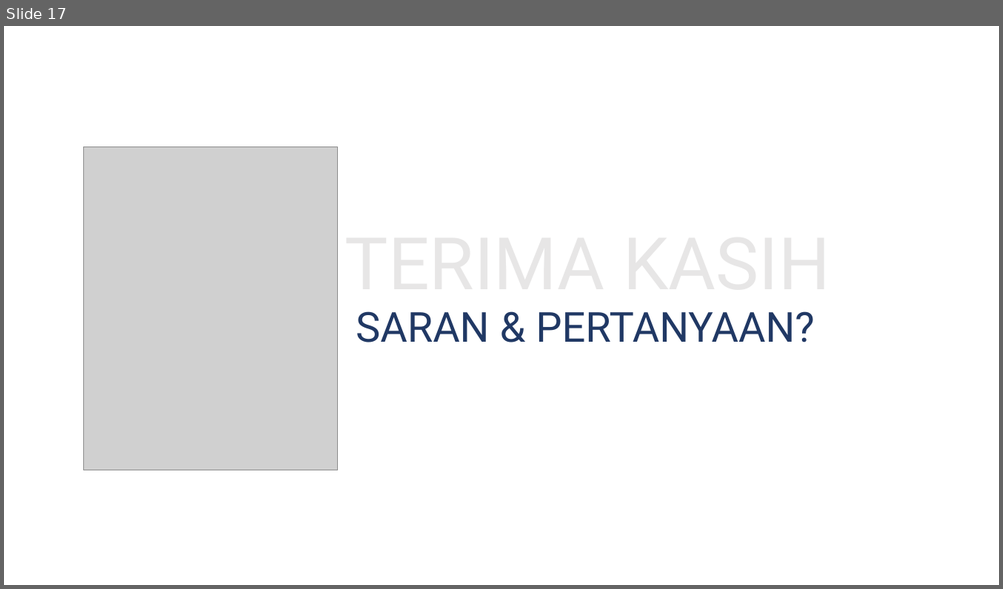
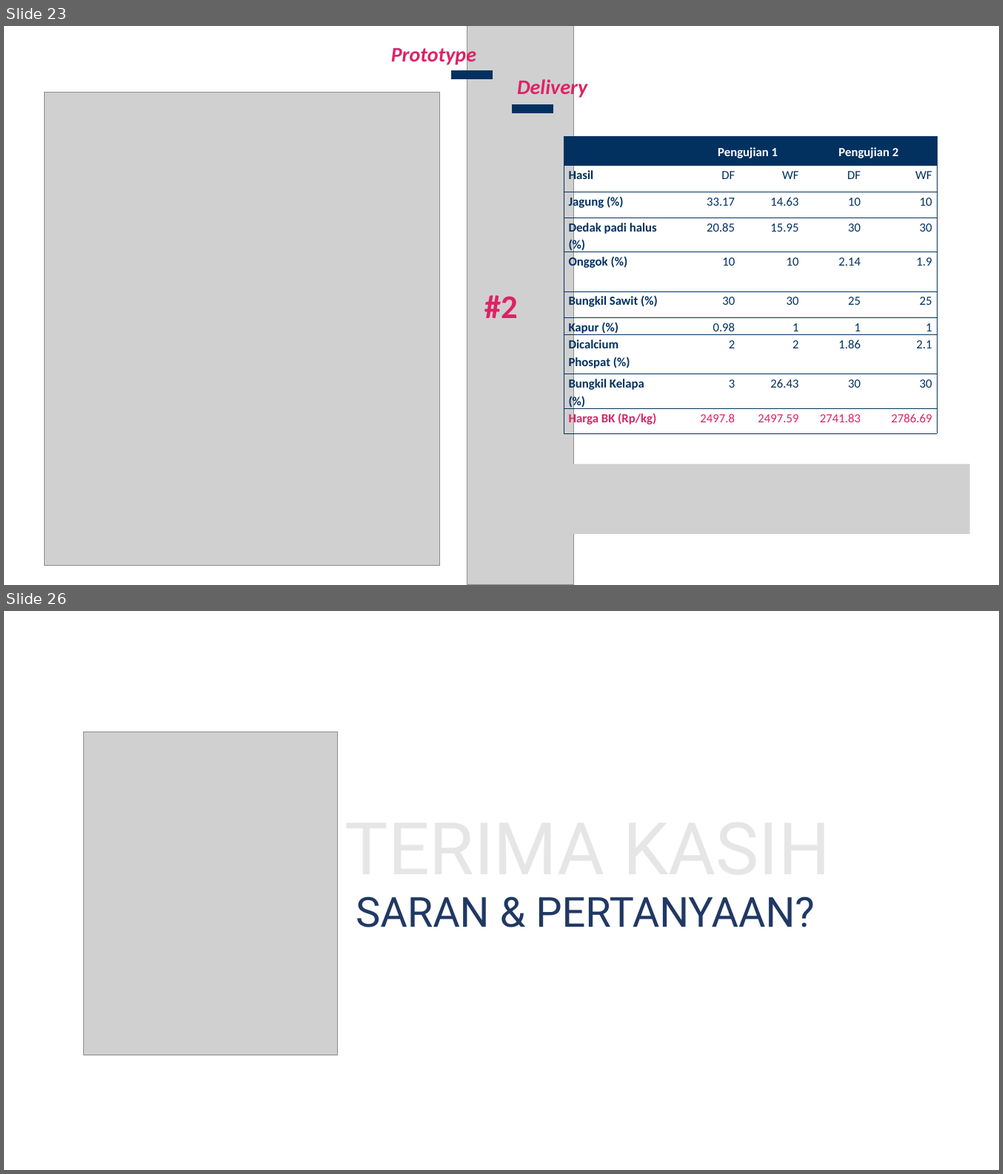
Before and after one commit to alinnural/skripsi, a slide deck: PENULISAN/Kolokium/Kolokium_G64154068_040917.pptx. Shown one above the other, each under a label of ours: slide 17 before the commit, slides 23 and 26 after it; the slides between them are not shown. The pictures are 1003x589 and 1003x1174 pixels, drawn with LibreOffice and Linux fonts; fonts in the diff are those of the drawing; grey boxes stand for pictures. Boxes give left, top, right and bottom in pixels: in the first picture for what was removed or moved away, otherwise in the second. Text is boxed around its words. In the diff, an @@ line names an element or a change of style, - is before the commit and + after.

```diff
--- a/PENULISAN/Kolokium/Kolokium_G64154068_040917.pptx
+++ b/PENULISAN/Kolokium/Kolokium_G64154068_040917.pptx
@@ slide 23 added at [4, 26, 999, 585], background #FFFFFF @@
@@ text added at [391, 44, 476, 67], 20 pt, text #DE2265, bold, italic @@
+Prototype
@@ picture added at [467, 26, 574, 585] @@
@@ line added from (451, 76) to (492, 76), #023160 8.5 pt @@
@@ text added at [517, 77, 587, 99], 20 pt, text #DE2265, bold, italic @@
+Delivery
@@ picture added at [44, 93, 440, 566] @@
@@ line added from (512, 109) to (553, 109), #023160 8.5 pt @@
@@ table added at [563, 137, 936, 434], 10 rows, 5 columns @@
+ | Pengujian 1 |  | Pengujian 2 | 
+Hasil | DF | WF | DF | WF
+Jagung (%) | 33.17 | 14.63 | 10 | 10
+Dedak padi halus (%) | 20.85 | 15.95 | 30 | 30
+Onggok (%) | 10 | 10 | 2.14 | 1.9
+Bungkil Sawit (%) | 30 | 30 | 25 | 25
+Kapur (%) | 0.98 | 1 | 1 | 1
+Dicalcium Phospat (%) | 2 | 2 | 1.86 | 2.1
+Bungkil Kelapa (%) | 3 | 26.43 | 30 | 30
+Harga BK (Rp/kg) | 2497.8 | 2497.59 | 2741.83 | 2786.69
@@ text added at [484, 295, 518, 318], 32 pt, text #DE2265, bold @@
+#2
@@ picture added at [535, 465, 970, 535] @@
@@ what was slide 17 is now slide 26 @@
```
Also in this commit, not shown: 7 slides changed, 10 other slides added, 2 slides removed, 2 other files.
